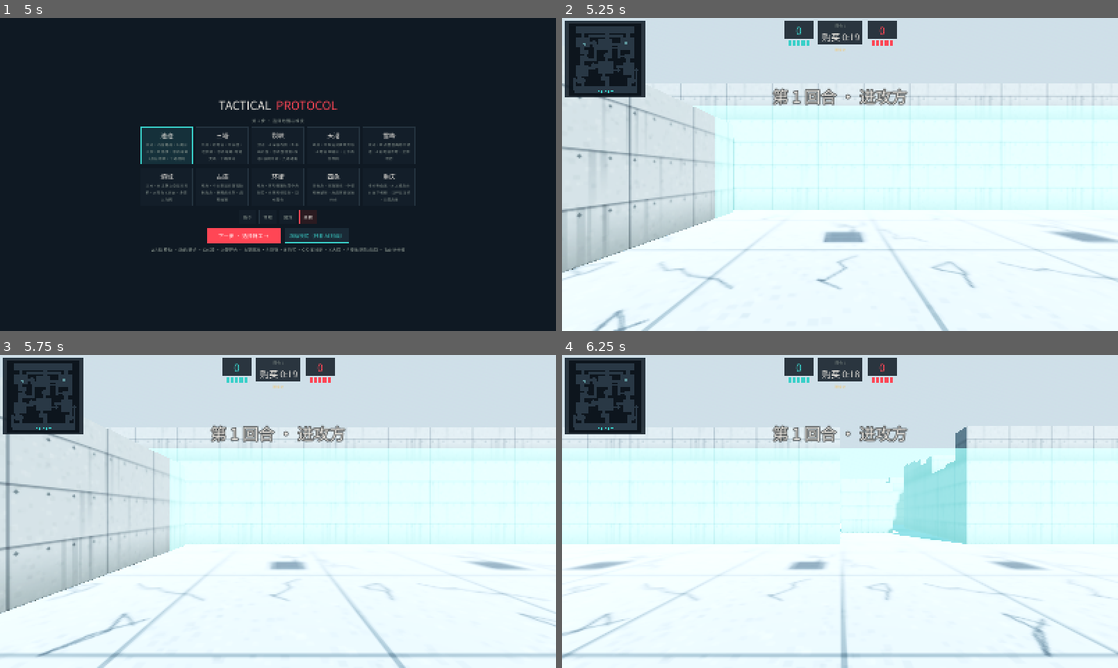
Above: before the commit, frames 1-4 (two rows, left to right).
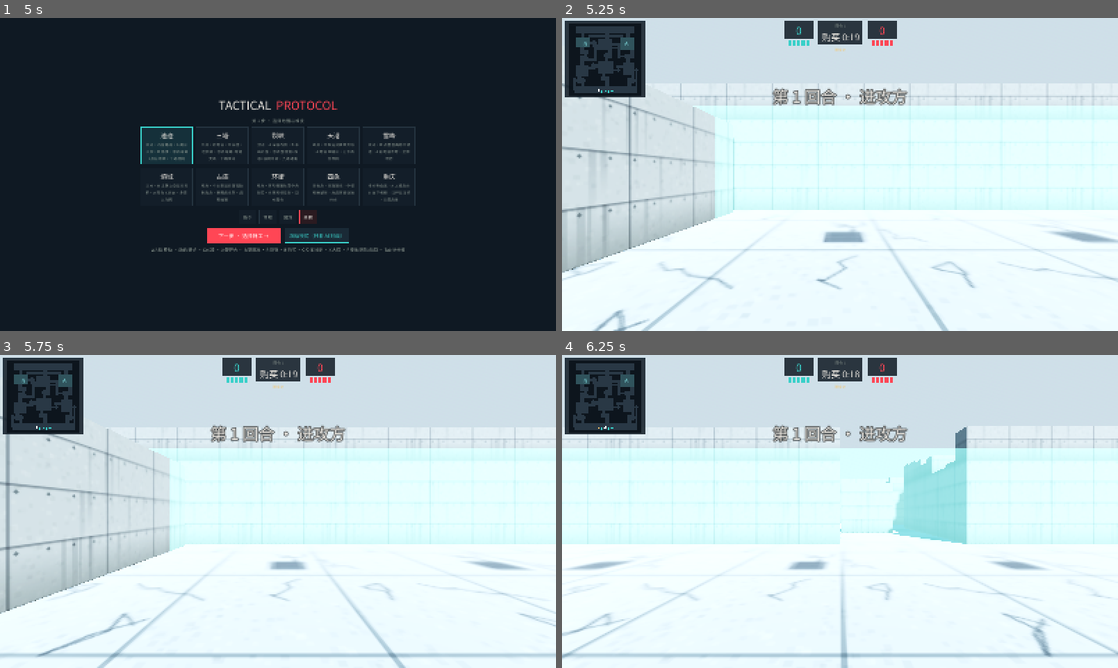
Above: after the commit, the same moments.

Repository: HecreReed/tactical-protocol-godot
Game: Godot game, scene res://scenes/Main.tscn
Two runs of this game, one before a commit and one after it. Both use one fixed random seed, a clock stepped at 60 frames per second and the inputs below.
Inputs (mouse positions are in pixels of both pictures, inside the frame that each line leads up to):
- Up to frame 1 (5 s): click "新手" at 0.5 s; click "常规" at 1.25 s; click "困难" at 2 s; click "天梯" at 2.75 s; click "下一步 · 选择特工 →" at 3.5 s; click "← 返回选图" at 4.25 s
- Up to frame 2 (5.25 s): click "观战模式（只看 AI 对战）" at 5 s
- Up to frame 3 (5.75 s): no input
- Up to frame 4 (6.25 s): tap Enter at 5.75 s; move the mouse to (867, 511) at 5.77 s; hold W (move_forward) from 5.78 s (still down); hold C (ability_c) from 5.78 s (still down); click (867, 511) at 5.92 s; tap Space (jump) at 6.02 s; tap E (ability_e) at 6.05 s

Frame 1 is identical in both runs. In frame 2, 0.2% of the frame differs, in the area x 2-19%, y 6-70%; in frame 3, 0.2%; in frame 4, 0.2%, in the area x 2-13%, y 6-24%.

Commit message:
Fix remaining gameplay bugs: Valorant-style equip-then-cast abilities (key equips glowing orb hand viewmodel, left-click releases, same key/weapon switch cancels; instant ults like blade storm/rocket activate directly); knife slot now shows blade viewmodel instead of gun; spike carrier visibility (glowing red pack on carrier's back, gold marker on minimap for attacking team, spinning dropped spike); bomb sites now outlined with glowing accent edge frames + tinted ground + huge ground letters + minimap site rects & letters; minimap player marker is now a facing-direction arrow (also for spectated ally); jump raised 0.83m->1.32m so crates are climbable (6.9 vel / 18 grav); camera snap fix: discard pointer-lock glitch mouse deltas >250px and first 0.15s after recapture; bot nav unstuck: dead-end partial paths re-path every 1.5s without resetting watchdog, and carrier/fetch/defuse goals no longer respammed every think tick (this froze the watchdog and caused bots standing still & never planting)

Diff:
--- a/scripts/bot_ai.gd
+++ b/scripts/bot_ai.gd
@@ -6,7 +6,7 @@
 const CharRig := preload("res://scripts/char_rig.gd")
 
 const SPEED := 6.0
-const GRAV := 19.0
+const GRAV := 18.0
 
 var main: Node3D
 var team := "enemy"
@@ -56,6 +56,7 @@
 var strafe_dir := 1.0
 var last_shot_at := -9.0
 var crouching := false
+var next_repath := 0.0
 
 func setup(m: Node3D, t: String, aid: String) -> void:
 	main = m
@@ -206,6 +207,10 @@
 			path_i += 1
 		else:
 			break
+	if path_i >= path.size() and not nav_finished() and now > next_repath:
+		next_repath = now + 1.5
+		path = main.map.nav_path(global_position, goal)
+		path_i = 0
 	if nav_finished():
 		velocity.x = move_toward(velocity.x, 0, 30 * dt)
 		velocity.z = move_toward(velocity.z, 0, 30 * dt)
--- a/scripts/hud.gd
+++ b/scripts/hud.gd
@@ -650,25 +650,47 @@
 	var w: float = c.size.x
 	var world: float = main.map.world_size
 	var k := w / world
+	var font := c.get_theme_default_font()
 	c.draw_rect(Rect2(0, 0, w, w), Color(0.03, 0.06, 0.09, 0.85))
 	for r in main.map.md["open"]:
 		c.draw_rect(Rect2((r[0] + world / 2) * k, (r[1] + world / 2) * k, (r[2] - r[0]) * k, (r[3] - r[1]) * k), Color(0.16, 0.22, 0.27))
 	for key in main.map.sites.keys():
+		var rect: Array = main.map.sites[key]["rect"]
+		c.draw_rect(Rect2((rect[0] + world / 2) * k, (rect[1] + world / 2) * k, (rect[2] - rect[0]) * k, (rect[3] - rect[1]) * k), Color(0.22, 0.45, 0.47, 0.45))
 		var pl: Vector3 = main.map.sites[key]["plant"]
-		c.draw_circle(Vector2((pl.x + world / 2) * k, (pl.z + world / 2) * k), 4, Color(0.5, 0.82, 0.83, 0.6))
+		c.draw_string(font, Vector2((pl.x + world / 2) * k - 5, (pl.z + world / 2) * k + 6), key, HORIZONTAL_ALIGNMENT_LEFT, -1, 16, Color(0.5, 0.86, 0.87))
+	var mm = main.match_mgr
 	for e in main.combatants():
 		if not e.alive:
 			continue
 		var pos := Vector2((e.global_position.x + world / 2) * k, (e.global_position.z + world / 2) * k)
 		if e == main.player:
-			c.draw_circle(pos, 4, Color.WHITE)
+			continue
 		elif e.team == main.player.team:
 			c.draw_circle(pos, 3, C_TEAL)
 		elif main.now() < e.revealed_until or main.has_los(main.player.eye_pos(), e.eye_pos(), [main.player, e]):
 			c.draw_circle(pos, 3, C_RED)
-	if main.match_mgr.spike_state != "carried":
-		var sp: Vector3 = main.match_mgr.spike_pos
-		c.draw_circle(Vector2((sp.x + world / 2) * k, (sp.z + world / 2) * k), 4, Color(1, 0.25, 0.3))
+	# Spike 标记：携带者（己方可见）/掉落/已安放
+	if mm.spike_state == "carried" and mm.spike_carrier != null and is_instance_valid(mm.spike_carrier) and mm.spike_carrier.alive:
+		if mm.side_of(main.player) == "atk":
+			var cp: Vector3 = mm.spike_carrier.global_position
+			c.draw_rect(Rect2((cp.x + world / 2) * k - 3, (cp.z + world / 2) * k - 3, 6, 6), C_GOLD)
+	elif mm.spike_state != "carried":
+		var sp: Vector3 = mm.spike_pos
+		c.draw_rect(Rect2((sp.x + world / 2) * k - 3.5, (sp.z + world / 2) * k - 3.5, 7, 7), C_RED if mm.spike_state == "planted" else C_GOLD)
+	# 玩家：朝向箭头三角
+	if main.player.alive or main.player.spectating == null:
+		var p = main.player
+		var pp := Vector2((p.global_position.x + world / 2) * k, (p.global_position.z + world / 2) * k)
+		var f := Vector2(-sin(p.yaw), -cos(p.yaw))
+		var perp := Vector2(-f.y, f.x)
+		c.draw_colored_polygon(PackedVector2Array([pp + f * 7.0, pp - f * 3.0 + perp * 4.0, pp - f * 1.2, pp - f * 3.0 - perp * 4.0]), Color.WHITE)
+	elif main.player.spectating != null and is_instance_valid(main.player.spectating):
+		var sb = main.player.spectating
+		var sp2 := Vector2((sb.global_position.x + world / 2) * k, (sb.global_position.z + world / 2) * k)
+		var f2 := Vector2(-sin(sb.yaw), -cos(sb.yaw))
+		var perp2 := Vector2(-f2.y, f2.x)
+		c.draw_colored_polygon(PackedVector2Array([sp2 + f2 * 7.0, sp2 - f2 * 3.0 + perp2 * 4.0, sp2 - f2 * 1.2, sp2 - f2 * 3.0 - perp2 * 4.0]), Color.WHITE)
 
 # ---------------- 技能格 ----------------
 var _ab_cache := ""
--- a/scripts/map_builder.gd
+++ b/scripts/map_builder.gd
@@ -104,20 +104,65 @@
 		_box(nav_region, Vector3((r[0] + r[2]) / 2.0, r[4] + 0.12, (r[1] + r[3]) / 2.0), Vector3(r[2] - r[0], 0.25, r[3] - r[1]), roof_mat, false)
 		_collider_only(nav_region, Vector3((r[0] + r[2]) / 2.0, r[4] + 1.3, (r[1] + r[3]) / 2.0), Vector3(r[2] - r[0], 2.6, r[3] - r[1]))
 
-	# ---- 点位标记 ----
+	# ---- 点位标记：区域着色框 + 发光描边 + 大字母 ----
 	for key in md["sites"].keys():
 		var s: Dictionary = md["sites"][key]
 		var plant: Array = s["plant"]
-		sites[key] = { "rect": s["rect"], "plant": Vector3(plant[0], 0, plant[1]) }
+		var rect: Array = s["rect"]
+		sites[key] = { "rect": rect, "plant": Vector3(plant[0], 0, plant[1]) }
+		# 区域地面着色
+		var tint := MeshInstance3D.new()
+		var tb := BoxMesh.new()
+		tb.size = Vector3(rect[2] - rect[0], 0.06, rect[3] - rect[1])
+		var tmat := StandardMaterial3D.new()
+		tmat.albedo_color = Color(0.16, 0.29, 0.31, 0.45)
+		tmat.transparency = BaseMaterial3D.TRANSPARENCY_ALPHA
+		tmat.emission_enabled = true
+		tmat.emission = Color(0.1, 0.23, 0.25)
+		tmat.emission_energy_multiplier = 0.35
+		tb.material = tmat
+		tint.mesh = tb
+		tint.position = Vector3((rect[0] + rect[2]) / 2.0, 0.035, (rect[1] + rect[3]) / 2.0)
+		add_child(tint)
+		# 发光描边（四边）
+		var emat := StandardMaterial3D.new()
+		emat.albedo_color = accent
+		emat.emission_enabled = true
+		emat.emission = accent
+		emat.emission_energy_multiplier = 1.6
+		var edges := [
+			[Vector3((rect[0] + rect[2]) / 2.0, 0.06, rect[1]), Vector3(rect[2] - rect[0], 0.08, 0.18)],
+			[Vector3((rect[0] + rect[2]) / 2.0, 0.06, rect[3]), Vector3(rect[2] - rect[0], 0.08, 0.18)],
+			[Vector3(rect[0], 0.06, (rect[1] + rect[3]) / 2.0), Vector3(0.18, 0.08, rect[3] - rect[1])],
+			[Vector3(rect[2], 0.06, (rect[1] + rect[3]) / 2.0), Vector3(0.18, 0.08, rect[3] - rect[1])],
+		]
+		for eg in edges:
+			var em := MeshInstance3D.new()
+			var eb := BoxMesh.new()
+			eb.size = eg[1]
+			eb.material = emat
+			em.mesh = eb
+			em.position = eg[0]
+			add_child(em)
+		# 地面大字母（复刻网页版 letterTexture 7m 平铺字）
+		var letter := Label3D.new()
+		letter.text = key
+		letter.font_size = 320
+		letter.pixel_size = 0.02
+		letter.modulate = Color(0.5, 0.82, 0.83, 0.85)
+		letter.rotation_degrees = Vector3(-90, 0, 0)
+		letter.position = Vector3(plant[0], 0.09, plant[1])
+		add_child(letter)
+		# 下包环
 		var ring := MeshInstance3D.new()
 		var tor := TorusMesh.new()
 		tor.inner_radius = 1.45
 		tor.outer_radius = 1.7
-		var em := StandardMaterial3D.new()
-		em.albedo_color = accent
-		em.emission_enabled = true
-		em.emission = accent
-		tor.material = em
+		var em2 := StandardMaterial3D.new()
+		em2.albedo_color = accent
+		em2.emission_enabled = true
+		em2.emission = accent
+		tor.material = em2
 		ring.mesh = tor
 		ring.position = Vector3(plant[0], 0.08, plant[1])
 		add_child(ring)
--- a/scripts/match_mgr.gd
+++ b/scripts/match_mgr.gd
@@ -25,10 +25,41 @@
 var live_start := 0.0
 var loss_streak := { "ally": 0, "enemy": 0 }
 var _next_beep := 0.0
+var spike_vis: MeshInstance3D
 
 func setup(m: Node3D) -> void:
 	main = m
+	spike_vis = MeshInstance3D.new()
+	var bm := BoxMesh.new()
+	bm.size = Vector3(0.28, 0.34, 0.16)
+	var mat := StandardMaterial3D.new()
+	mat.albedo_color = Color(0.25, 0.1, 0.1)
+	mat.emission_enabled = true
+	mat.emission = Color(1.0, 0.3, 0.3)
+	mat.emission_energy_multiplier = 1.8
+	bm.material = mat
+	spike_vis.mesh = bm
+	main.add_child(spike_vis)
+	spike_vis.visible = false
 	start_round()
+
+func _update_spike_vis() -> void:
+	if spike_state == "carried" and spike_carrier != null and is_instance_valid(spike_carrier) and spike_carrier.alive:
+		if spike_carrier == main.player:
+			spike_vis.visible = false
+			return
+		spike_vis.visible = true
+		var p: Vector3 = spike_carrier.global_position
+		var yw: float = spike_carrier.yaw if "yaw" in spike_carrier else 0.0
+		# 背在背后（模型背面 +Z 方向）
+		spike_vis.global_position = p + Vector3(sin(yw), 0, cos(yw)) * 0.42 + Vector3(0, 1.28, 0)
+		spike_vis.rotation.y = yw
+	elif spike_state == "dropped":
+		spike_vis.visible = true
+		spike_vis.global_position = Vector3(spike_pos.x, 0.25, spike_pos.z)
+		spike_vis.rotation.y += 0.03
+	else:
+		spike_vis.visible = false
 
 func now() -> float:
 	return main.now()
@@ -92,6 +123,7 @@
 
 func _process(_dt: float) -> void:
 	var n := now()
+	_update_spike_vis()
 	match phase:
 		"buy":
 			if n >= t_phase:
@@ -249,8 +281,9 @@
 		return
 	if phase == "planted":
 		if side == "def":
-			bot.state = "defuse"
-			bot.set_goal(spike_pos)
+			if bot.state != "defuse":
+				bot.state = "defuse"
+				bot.set_goal(spike_pos)
 			if bot.global_position.distance_to(spike_pos) < 2.0:
 				defuse_tick(bot, 0.15)
 		else:
@@ -260,11 +293,13 @@
 		return
 	# 拾取掉落炸弹
 	if side == "atk" and spike_state == "dropped":
-		bot.state = "fetch"
-		bot.set_goal(spike_pos)
+		if bot.state != "fetch":
+			bot.state = "fetch"
+			bot.set_goal(spike_pos)
 		if bot.global_position.distance_to(spike_pos) < 1.6:
 			spike_carrier = bot
 			spike_state = "carried"
+			bot.state = "wait"
 		return
 	if side == "atk":
 		if spike_carrier == bot:
@@ -274,8 +309,9 @@
 				bot.velocity = Vector3.ZERO
 				plant_tick(bot, 0.15)
 			else:
-				bot.state = "execute"
-				bot.set_goal(plant)
+				if bot.state != "execute":
+					bot.state = "execute"
+					bot.set_goal(plant)
 		else:
 			if execute_called:
 				var holds: Array = main.map.atk_holds.get(plan_site, [])
--- a/scripts/player.gd
+++ b/scripts/player.gd
@@ -5,8 +5,8 @@
 const Ab := preload("res://scripts/abilities.gd")
 
 const SPEED := 6.0
-const JUMP_VEL := 5.6
-const GRAV := 19.0
+const JUMP_VEL := 6.9
+const GRAV := 18.0
 const SENS := 0.0022
 
 var main: Node3D
@@ -57,6 +57,9 @@
 var sens_mult := 1.0
 var fov_base := 71.0
 var step_acc := 0.0
+var cast_mode := ""
+var mouse_ignore_until := 0.0
+var _was_captured := true
 
 func _ready() -> void:
 	cam = Camera3D.new()
@@ -126,12 +129,27 @@
 	var grey := _vm_mat(Color8(0x39, 0x42, 0x4c), 0.5, 0.35)
 	var g := Node3D.new()
 	var cat: String = weapon["def"]["cat"]
-	if rocket_ult > 0:
+	if cast_mode != "":
+		# 手持技能：发光法球 + 握持手（复刻网页版装备式施法）
+		var col: Color = Ab.AGENTS[agent_id]["color"]
+		var orb := MeshInstance3D.new()
+		var om := SphereMesh.new()
+		om.radius = 0.055
+		om.height = 0.11
+		om.material = _vm_mat(col, 0.35, 0.0, col, 1.4)
+		orb.mesh = om
+		orb.position = Vector3(0, -0.01, -0.18)
+		orb.cast_shadow = GeometryInstance3D.SHADOW_CASTING_SETTING_OFF
+		g.add_child(orb)
+		var hand := _vm_box(Vector3(0.055, 0.05, 0.11), _vm_mat(Color8(0x22, 0x2a, 0x33), 0.55, 0.25), Vector3(0, -0.075, -0.1), 0.35)
+		g.add_child(hand)
+	elif rocket_ult > 0:
 		g.add_child(_vm_cyl(0.058, 0.62, dark, Vector3(0, 0, -0.3)))
 		g.add_child(_vm_cyl(0.073, 0.1, accent, Vector3(0, 0, -0.62)))
 		g.add_child(_vm_box(Vector3(0.035, 0.1, 0.045), dark, Vector3(0, -0.09, -0.12), 0.3))
-	elif knife_ult > 0:
-		var blade := _vm_box(Vector3(0.015, 0.05, 0.26), _vm_mat(Color8(0x7f, 0xd0, 0xd4), 0.4, 0.35, Color8(0x7f, 0xd0, 0xd4), 0.8), Vector3(0, 0, -0.16))
+	elif knife_ult > 0 or cat == "melee":
+		var bcol := Color8(0x7f, 0xd0, 0xd4) if knife_ult > 0 else Color8(0xb8, 0xc4, 0xcc)
+		var blade := _vm_box(Vector3(0.015, 0.05, 0.26), _vm_mat(bcol, 0.4, 0.55, bcol, 0.8 if knife_ult > 0 else 0.0), Vector3(0, 0, -0.16))
 		g.add_child(blade)
 		g.add_child(_vm_box(Vector3(0.03, 0.04, 0.1), dark, Vector3.ZERO))
 	else:
@@ -184,6 +202,9 @@
 			spectate_idx += 1
 		return
 	if event is InputEventMouseMotion and Input.mouse_mode == Input.MOUSE_MODE_CAPTURED:
+		# 指针锁刚恢复/浏览器合成的大位移事件 → 丢弃，防止视角瞬间乱跳
+		if main.now() < mouse_ignore_until or event.relative.length() > 250.0:
+			return
 		var s := SENS * sens_mult * (0.35 if _scoped() else 1.0)
 		yaw -= event.relative.x * s
 		pitch = clampf(pitch - event.relative.y * s, -1.55, 1.55)
@@ -194,27 +215,31 @@
 	if event.is_action_released("ads"):
 		ads = false
 	if event.is_action_pressed("slot1"):
+		cast_mode = ""
 		if primary.size() > 0:
 			weapon = primary
 			slot = "primary"
 		else:
 			main.sfx.play("deny")
 	if event.is_action_pressed("slot2"):
+		cast_mode = ""
 		weapon = secondary
 		slot = "secondary"
 	if event.is_action_pressed("slot3"):
+		cast_mode = ""
 		weapon = knife_w
 		slot = "knife"
 	if event.is_action_pressed("reload"):
+		cast_mode = ""
 		_start_reload()
 	if event.is_action_pressed("ability_c"):
-		Ab.cast(main, self, "c")
+		_equip_ability("c")
 	if event.is_action_pressed("ability_q"):
-		Ab.cast(main, self, "q")
+		_equip_ability("q")
 	if event.is_action_pressed("ability_e"):
-		Ab.cast(main, self, "e")
+		_equip_ability("e")
 	if event.is_action_pressed("ability_x"):
-		Ab.cast(main, self, "x")
+		_equip_ability("x")
 	if event.is_action_pressed("buy_menu"):
 		main.hud.toggle_buy()
 	if event.is_action_pressed("scoreboard"):
@@ -224,6 +249,27 @@
 	if event is InputEventKey and event.pressed and event.physical_keycode == KEY_ESCAPE:
 		main.hud.toggle_pause()
 
+func _equip_ability(k: String) -> void:
+	# 无畏契约式装备施法：按键拿到手上，左键释放，再按同键收回
+	if cast_mode == k:
+		cast_mode = ""
+		return
+	var sl: Dictionary = ability_slots[k]
+	if k == "x":
+		if ult_points < Ab.AGENTS[agent_id]["ult_cost"]:
+			main.sfx.play("deny")
+			return
+		# 切换型大招直接激活（锋刃/火箭/猎杀）
+		var xt: String = Ab.AGENTS[agent_id]["x"]["type"]
+		if xt in ["knife_ult", "rocket_ult", "hunter_ult", "phoenix_ult", "null_pulse", "shadow_ult"]:
+			if Ab.cast(main, self, "x"):
+				main.sfx.play("ability")
+			return
+	elif sl["n"] <= 0 or (k == "e" and main.now() < sl["cd_until"]):
+		main.sfx.play("deny")
+		return
+	cast_mode = k
+
 func _scoped() -> bool:
 	return weapon["def"].get("scope", false) and ads
 
@@ -237,8 +283,12 @@
 		cam.position = Vector3(0, 1.55, 0)
 		cam.rotation = Vector3(pitch, 0, 0)
 	var now: float = main.now()
+	var cap := Input.mouse_mode == Input.MOUSE_MODE_CAPTURED
+	if cap and not _was_captured:
+		mouse_ignore_until = now + 0.15
+	_was_captured = cap
 	# 视模刷新（换枪/大招武器切换时）
-	var vm_id: String = weapon["def"]["name"] + ("K" if knife_ult > 0 else "") + ("R" if rocket_ult > 0 else "")
+	var vm_id: String = weapon["def"]["name"] + ("K" if knife_ult > 0 else "") + ("R" if rocket_ult > 0 else "") + cast_mode
 	if vm_id != _vm_weapon_id:
 		_vm_weapon_id = vm_id
 		_rebuild_viewmodel()
@@ -291,6 +341,12 @@
 		weapon["reserve"] -= take
 		weapon["reload_end"] = 0.0
 	# 射击（含大招武器）
+	if cast_mode != "" and Input.is_action_just_pressed("fire"):
+		var ck := cast_mode
+		cast_mode = ""
+		if Ab.cast(main, self, ck):
+			main.sfx.play("ability")
+		return
 	if Input.is_action_pressed("fire") and main.can_fight() and now >= weapon["next_fire"] and weapon["reload_end"] == 0.0:
 		if rocket_ult > 0:
 			rocket_ult -= 1
